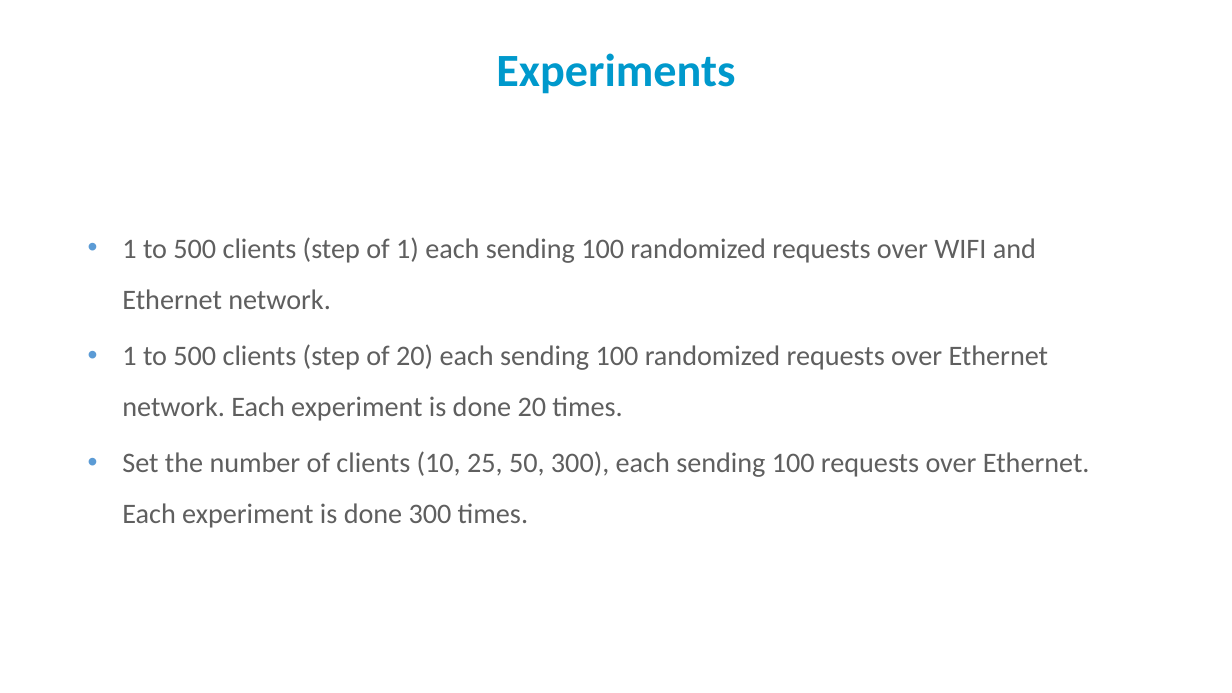
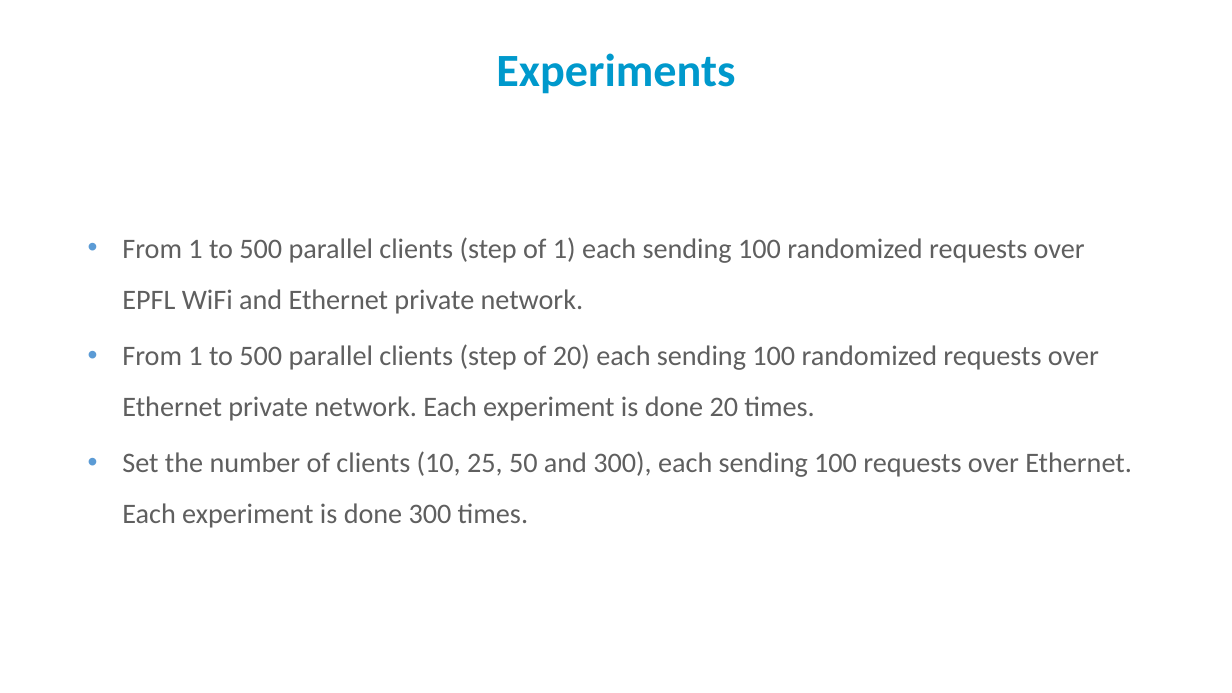
Before and after one commit to PatrickAndrade/top2developers, a slide deck: slide 10 of Perf Eval - Final presentation.pptx. Drawn at 1232x693 pixels with LibreOffice and Linux fonts; fonts in the diff are those of the drawing; background and template pictures are left out. Boxes give left, top, right and bottom in pixels: in the first picture for what was removed or moved away, otherwise in the second. Text is boxed around its words. In the diff, an @@ line names an element or a change of style, - is before the commit and + after.

Commit message:
Finish presentation

```diff
--- a/Perf Eval - Final presentation.pptx
+++ b/Perf Eval - Final presentation.pptx
@@ text at (122,237,1132,528): text changed @@
-• 1 to 500 clients (step of 1) each sending 100 randomized requests over WIFI and Ethernet network.
-• 1 to 500 clients (step of 20) each sending 100 randomized requests over Ethernet network. Each experiment is done 20 times.
-• Set the number of clients (10, 25, 50, 300), each sending 100 requests over Ethernet. Each experiment is done 300 times.
+• From 1 to 500 parallel clients (step of 1) each sending 100 randomized requests over EPFL WiFi and Ethernet private network.
+• From 1 to 500 parallel clients (step of 20) each sending 100 randomized requests over Ethernet private network. Each experiment is done 20 times.
+• Set the number of clients (10, 25, 50 and 300), each sending 100 requests over Ethernet. Each experiment is done 300 times.
```
Also in this commit, not shown: 9 other slides changed, 9 slides added, 5 slides removed.
